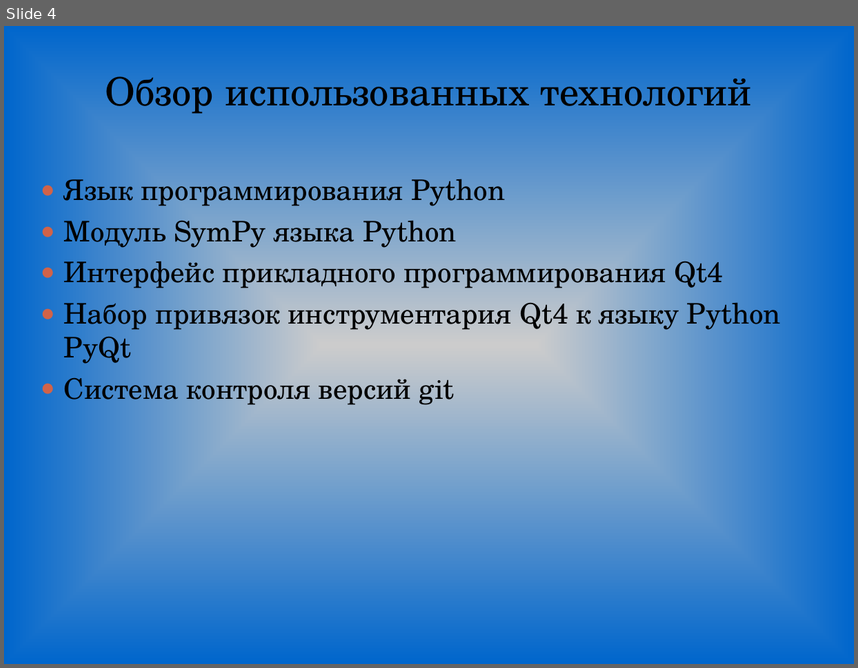
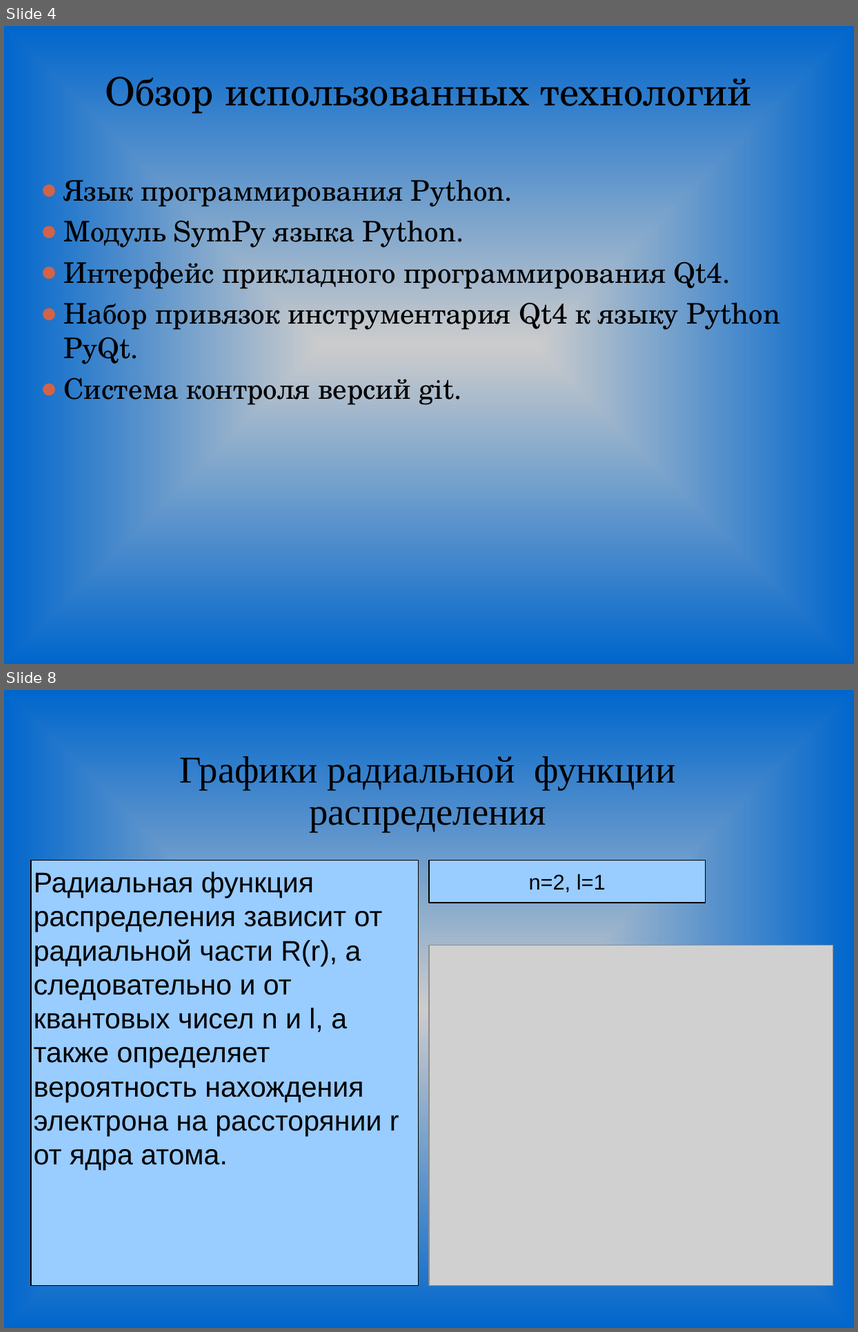
Before and after one commit to Genas2/diplom, a slide deck: TeX/pres.ppt. Shown one above the other, each under a label of ours: slide 4 before the commit, slides 4 and 8 after it; the slides between them are not shown. The pictures are 858x668 and 858x1332 pixels, drawn with LibreOffice and Linux fonts; fonts in the diff are those of the drawing; grey boxes stand for pictures. Boxes give left, top, right and bottom in pixels: in the first picture for what was removed or moved away, otherwise in the second. Text is boxed around its words. In the diff, an @@ line names an element or a change of style, - is before the commit and + after.

```diff
--- a/TeX/pres.ppt
+++ b/TeX/pres.ppt
@@ slide 8 added at bbox=[4, 690, 854, 1328], background gradient #CCCCCC to #0066CC @@
@@ title added at bbox=[180, 756, 675, 832], 32 pt, text #000000 @@
+Графики радиальной функции распределения
@@ rectangle added at bbox=[31, 860, 419, 1285], fill #99CCFF, outline #000000 0.74 pt @@
@@ text added at bbox=[34, 871, 399, 1170], 24 pt, text #000000 @@
+Радиальная функция распределения зависит от радиальной части R(r), а следовательно и от квантовых чисел n и l, а также определяет вероятность нахождения электрона на рассторянии r от ядра атома.
@@ rectangle added at bbox=[429, 860, 705, 903], fill #99CCFF, outline #000000 0.74 pt, 18 pt, text #000000 @@
+n=2, l=1
@@ picture added at bbox=[429, 945, 833, 1285] @@
@@ slide 4 changed as well @@
@@ text at bbox=[63, 179, 780, 407]: text changed @@
-● Язык программирования Python
-● Модуль SymPy языка Python
-● Интерфейс прикладного программирования Qt4
-● Набор привязок инструментария Qt4 к языку Python PyQt
-● Система контроля версий git
+● Язык программирования Python.
+● Модуль SymPy языка Python.
+● Интерфейс прикладного программирования Qt4.
+● Набор привязок инструментария Qt4 к языку Python PyQt.
+● Система контроля версий git.
```
Also in this commit, not shown: 6 other slides changed, 5 other slides added, 4 slides removed, 6 other files.
